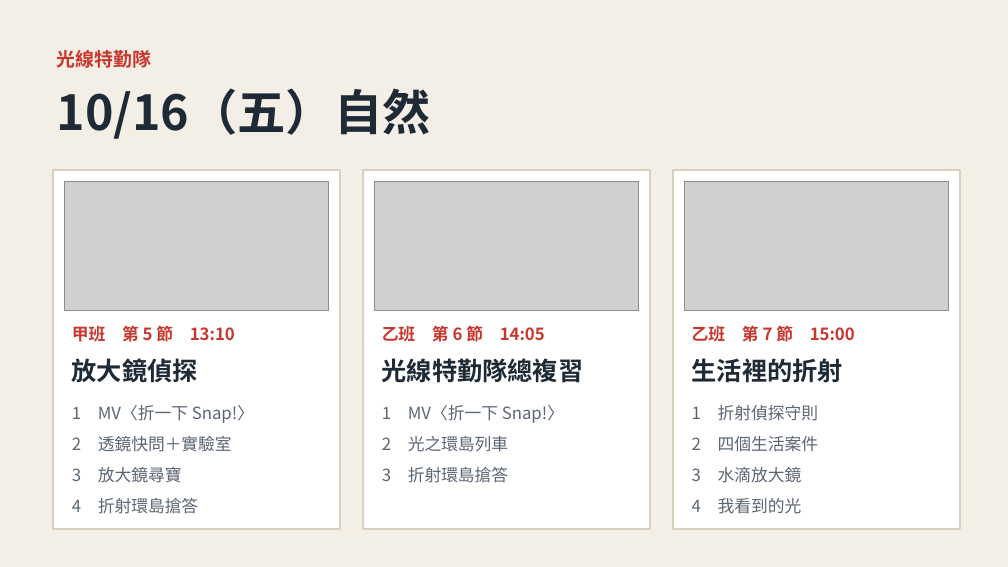
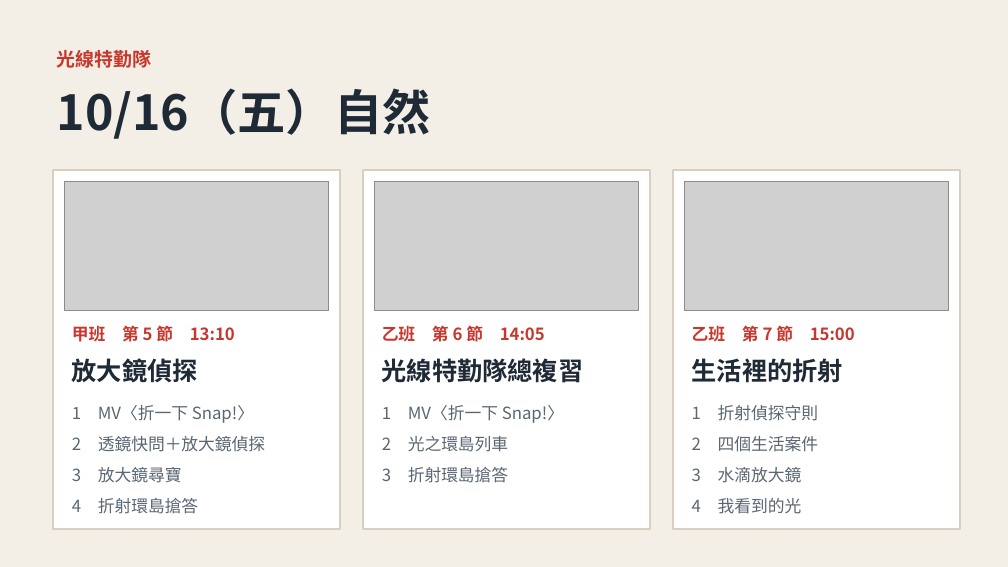
Before and after one commit to classtools1020/classtools1020.github.io, a slide deck: slide 1 of light-refract/1016/slides.pptx. Drawn at 1008x567 pixels with LibreOffice and Linux fonts; fonts in the diff are those of the drawing; grey boxes stand for pictures. Boxes give left, top, right and bottom in pixels: in the first picture for what was removed or moved away, otherwise in the second. Text is boxed around its words. In the diff, an @@ line names an element or a change of style, - is before the commit and + after.

```diff
--- a/light-refract/1016/slides.pptx
+++ b/light-refract/1016/slides.pptx
@@ text at (72, 436, 265, 452): text changed @@
-2 透鏡快問＋實驗室
+2 透鏡快問＋放大鏡偵探
```
Also in this commit, not shown: 2 other slides changed, 18 other files.
